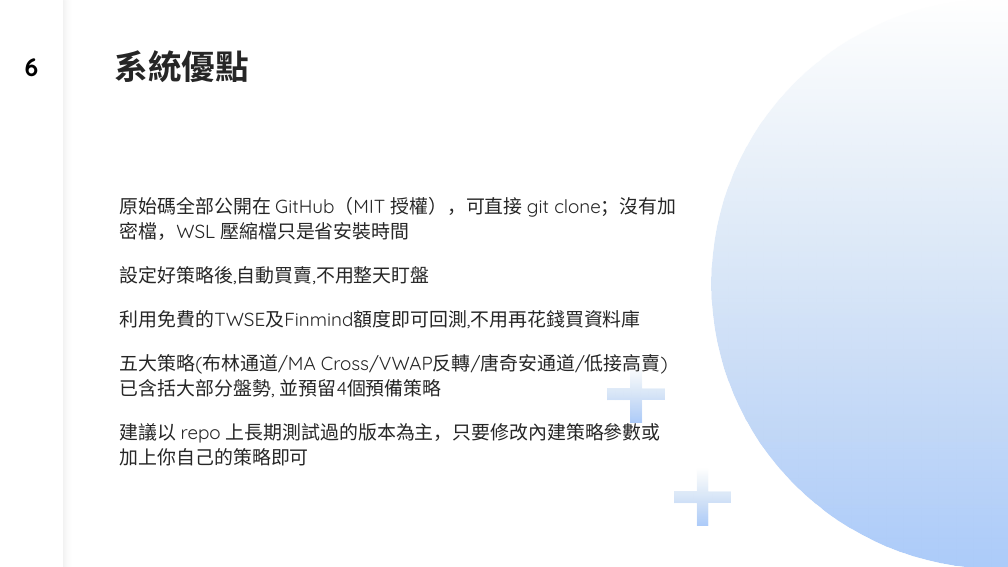
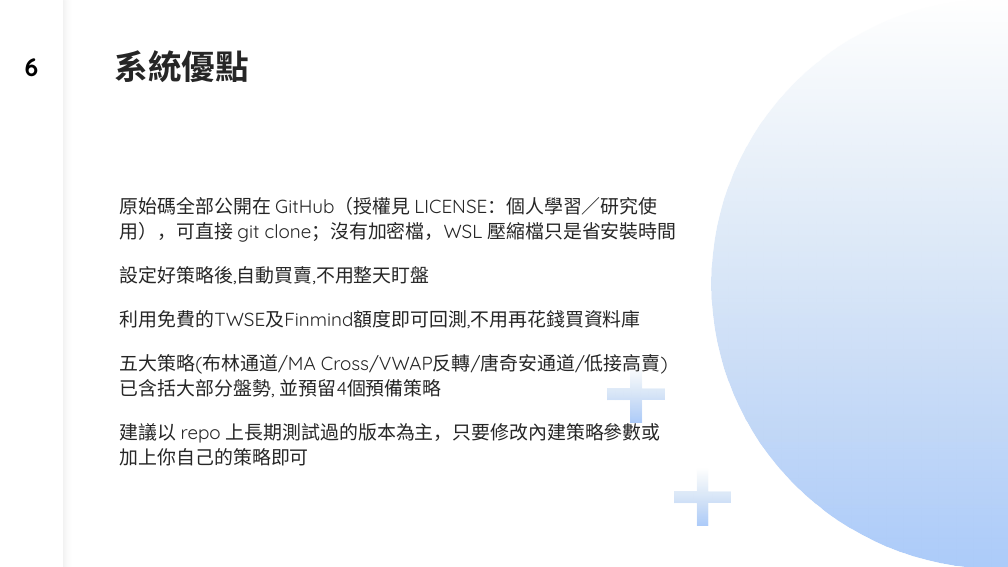
Before and after one commit to dinchentech/tw-selfselect, a slide deck: slide 6 of plans/ppt/TW-SELFSELECT台股買賣自動化系統-W1-講稿版.pptx. Drawn at 1008x567 pixels with LibreOffice and Linux fonts; fonts in the diff are those of the drawing. Boxes give left, top, right and bottom in pixels: in the first picture for what was removed or moved away, otherwise in the second. Text is boxed around its words. In the diff, an @@ line names an element or a change of style, - is before the commit and + after.

Commit message:
改為專有授權（非商業）：LICENSE 取代 MIT，README／PPT 同步
- LICENSE：改為專有授權（僅供個人學習／研究／學術使用；禁止商業販售、包裝付費產品、
  取得商業利益；第三方套件/SDK/資料不在本授權範圍；保留 AS-IS 免責）
- README：授權段改「版權聲明」（含三條禁止事項與第三方說明），並註明早期 MIT 版本
  之副本仍受 MIT 保護、無法追溯撤銷
- PPT W1 s3/s6：拿掉「MIT 授權／開源」字樣，改為「原始碼公開；授權見 LICENSE
  （個人學習／研究使用，商業須經書面授權）」
- 掃描：文件與 PPT 無殘留 MIT 或開源宣稱（只剩 README 的歷史備註）

```diff
--- a/plans/ppt/TW-SELFSELECT台股買賣自動化系統-W1-講稿版.pptx
+++ b/plans/ppt/TW-SELFSELECT台股買賣自動化系統-W1-講稿版.pptx
@@ text at (x1=120, y1=197, x2=677, y2=242): text changed @@
-原始碼全部公開在 GitHub（MIT 授權），可直接 git clone；沒有加密檔，WSL 壓縮檔只是省安裝時間
+原始碼全部公開在 GitHub（授權見 LICENSE：個人學習／研究使用），可直接 git clone；沒有加密檔，WSL 壓縮檔只是省安裝時間
```
Also in this commit, not shown: 1 other slide changed, 2 other files.
